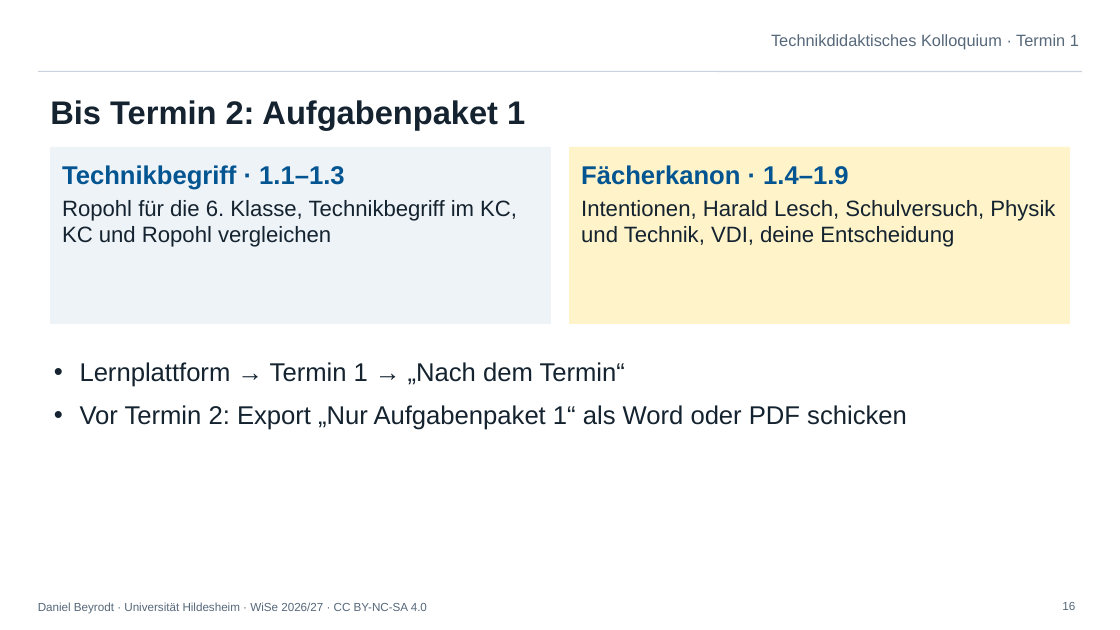
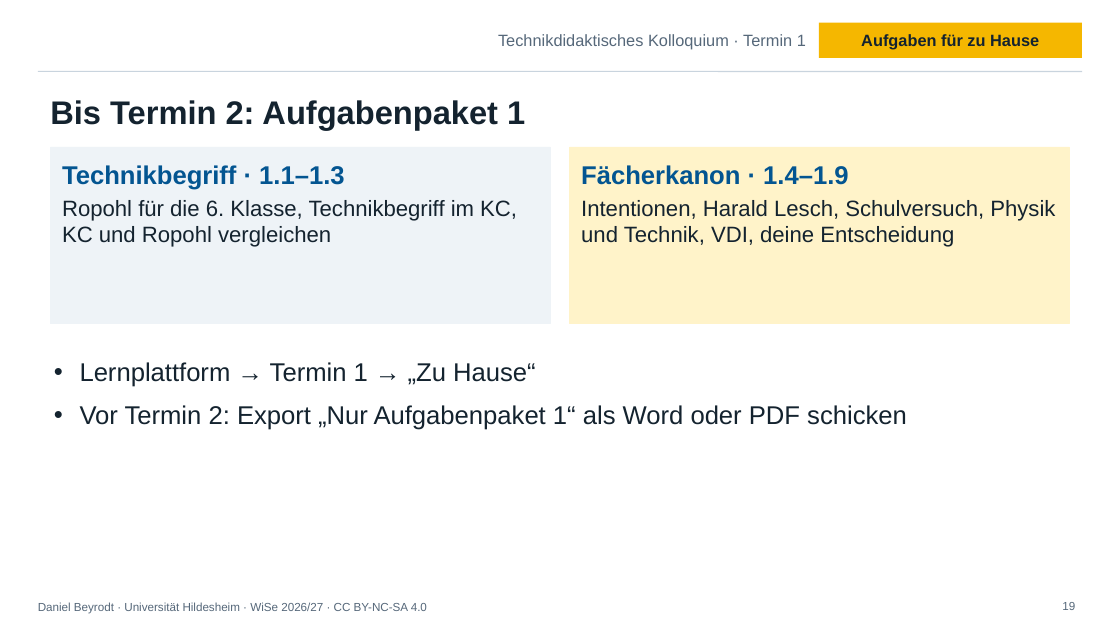
Before and after one commit to deinTechniklehrer/Uni-Hildesheim, a slide deck: slide 19 of technikdidaktisches-kolloquium/praesentationen/TdK_Termin-1_Einfuehrung-Technikbegriff.pptx (slide 16 before the commit). Drawn at 1120x630 pixels with LibreOffice and Linux fonts; fonts in the diff are those of the drawing; background and template pictures are left out. Boxes give left, top, right and bottom in pixels: in the first picture for what was removed or moved away, otherwise in the second. Text is boxed around its words. In the diff, an @@ line names an element or a change of style, - is before the commit and + after.

```diff
--- a/technikdidaktisches-kolloquium/praesentationen/TdK_Termin-1_Einfuehrung-Technikbegriff.pptx
+++ b/technikdidaktisches-kolloquium/praesentationen/TdK_Termin-1_Einfuehrung-Technikbegriff.pptx
@@ text "Technikdidaktisches Kolloquium · Termin 1": place and size @@
-text "Technikdidaktisches Kolloquium · Termin 1" at <box>771,34,1079,49</box>
+text "Technikdidaktisches Kolloquium · Termin 1" at <box>498,34,806,49</box>
@@ rectangle added at <box>819,23,1082,58</box>, fill #F5B700, 14 pt, text #14232F, bold @@
+Aufgaben für zu Hause
@@ text at <box>80,362,536,387</box>: text changed @@
-• Lernplattform → Termin 1 → „Nach dem Termin“
+• Lernplattform → Termin 1 → „Zu Hause“
```
Also in this commit, not shown: 15 other slides changed, 3 slides added, 8 other files.
